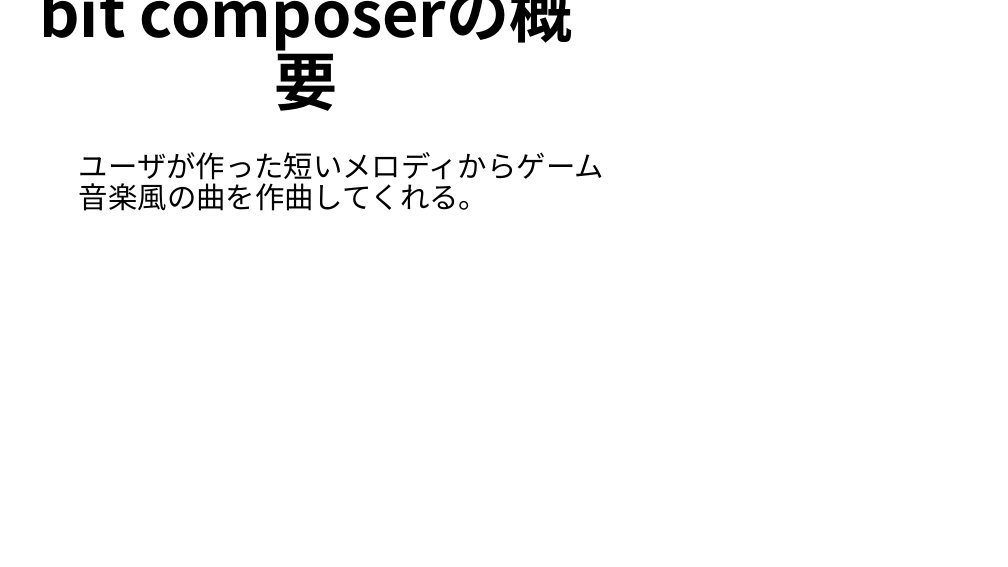
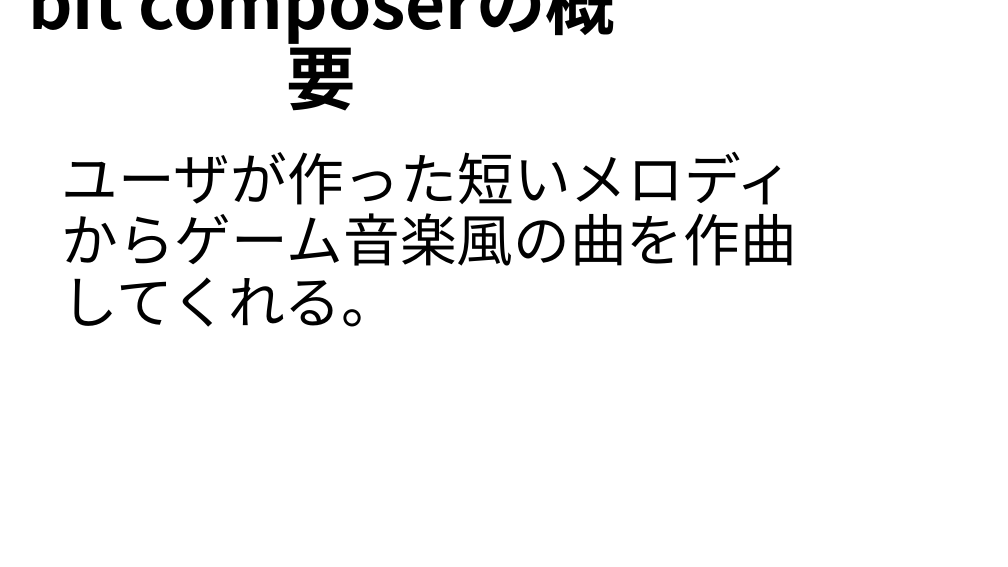
Before and after one commit to yoshitake266/bitComposer_prj, a slide deck: slide 3 of presentation/bit Composer2.pptx. Drawn at 1008x567 pixels with LibreOffice and Linux fonts; fonts in the diff are those of the drawing. Boxes give left, top, right and bottom in pixels: in the first picture for what was removed or moved away, otherwise in the second. Text is boxed around its words. In the diff, an @@ line names an element or a change of style, - is before the commit and + after.

```diff
--- a/presentation/bit Composer2.pptx
+++ b/presentation/bit Composer2.pptx
@@ title "bit composerの概要" at [28,0,123,30]: size 60 to 66 pt @@
@@ subtitle "ユーザが作った短いメロディからゲーム音楽風の曲を作曲してくれる。": place and size @@
-subtitle "ユーザが作った短いメロディからゲーム音楽風の曲を作曲してくれる。" at [79,152,604,211]
+subtitle "ユーザが作った短いメロディからゲーム音楽風の曲を作曲してくれる。" at [62,152,797,327]
@@ subtitle "ユーザが作った短いメロディからゲーム音楽風の曲を作曲してくれる。" at [62,152,797,327]: size 28 to 54 pt @@
```
Also in this commit, not shown: 11 other slides changed, 2 slides added, 2 slides removed.
